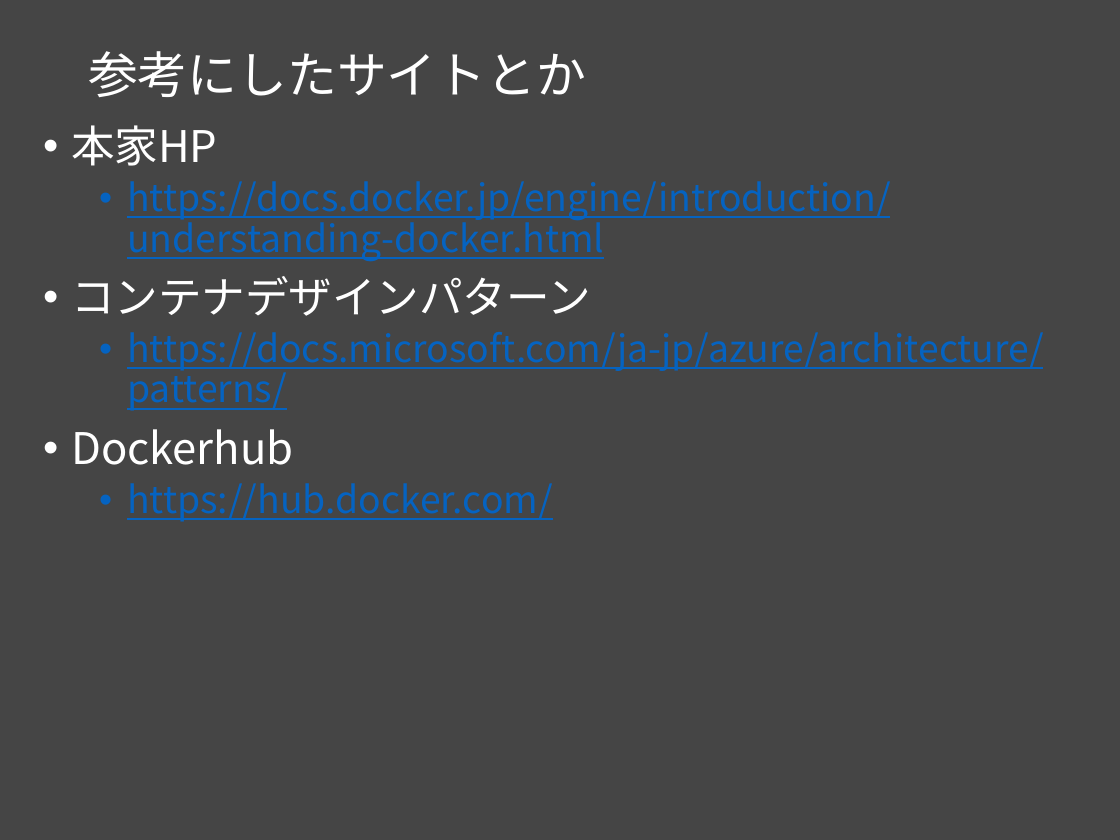
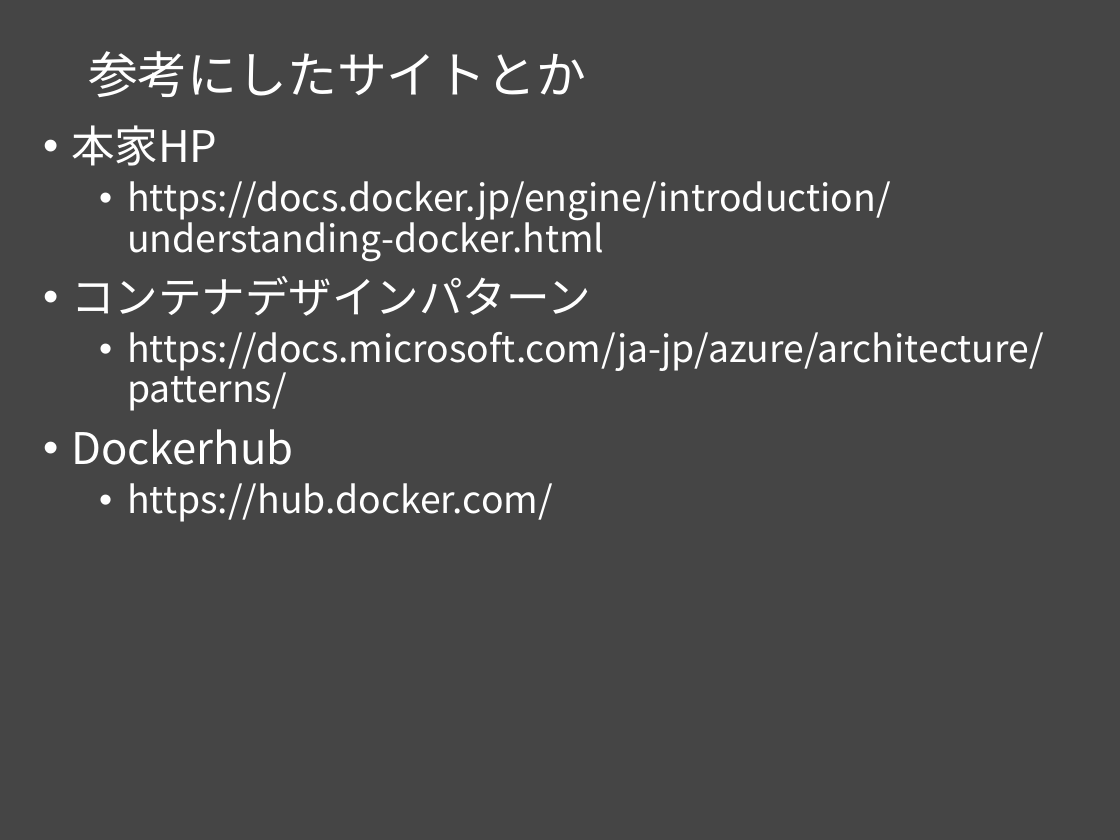
Before and after one commit to msntts/workshop_docker, a slide deck: slide 3 of docker勉強会Vol1.pptx. Drawn at 1120x840 pixels with LibreOffice and Linux fonts; fonts in the diff are those of the drawing. Boxes give left, top, right and bottom in pixels: in the first picture for what was removed or moved away, otherwise in the second. Text is boxed around its words. In the diff, an @@ line names an element or a change of style, - is before the commit and + after.

```diff
--- a/docker勉強会Vol1.pptx
+++ b/docker勉強会Vol1.pptx
@@ text at <box>127,181,1044,522</box>: text colour #0563C1 to #FFFFFF, underline off in "https://docs.docker.jp/engine/introduction/understanding-doc ...", "https://docs.microsoft.com/ja-jp/azure/architecture/patterns ...", "https://hub.docker.com/" @@
```
Also in this commit, not shown: 8 other slides changed, 6 slides added, 1 slide removed.
